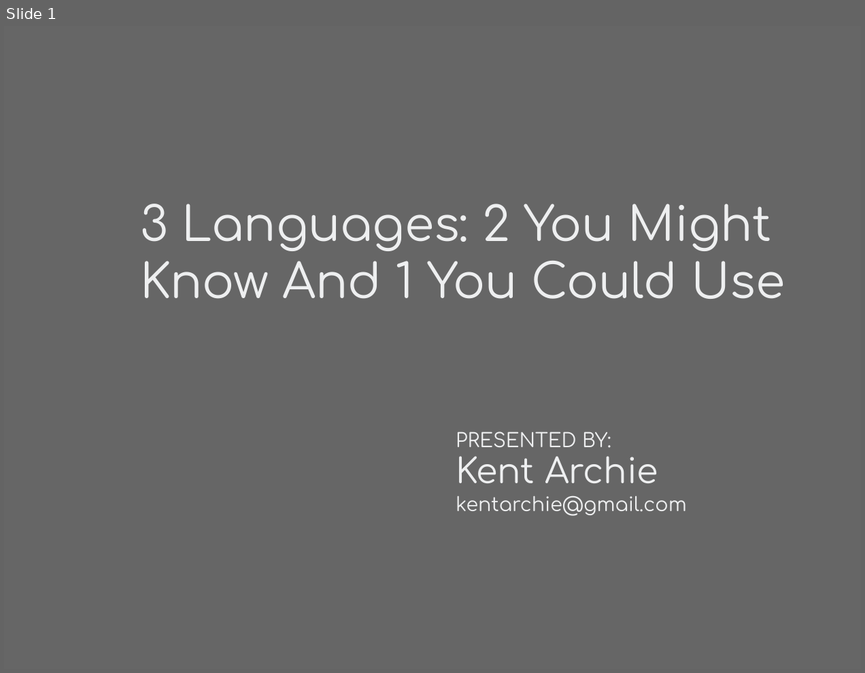
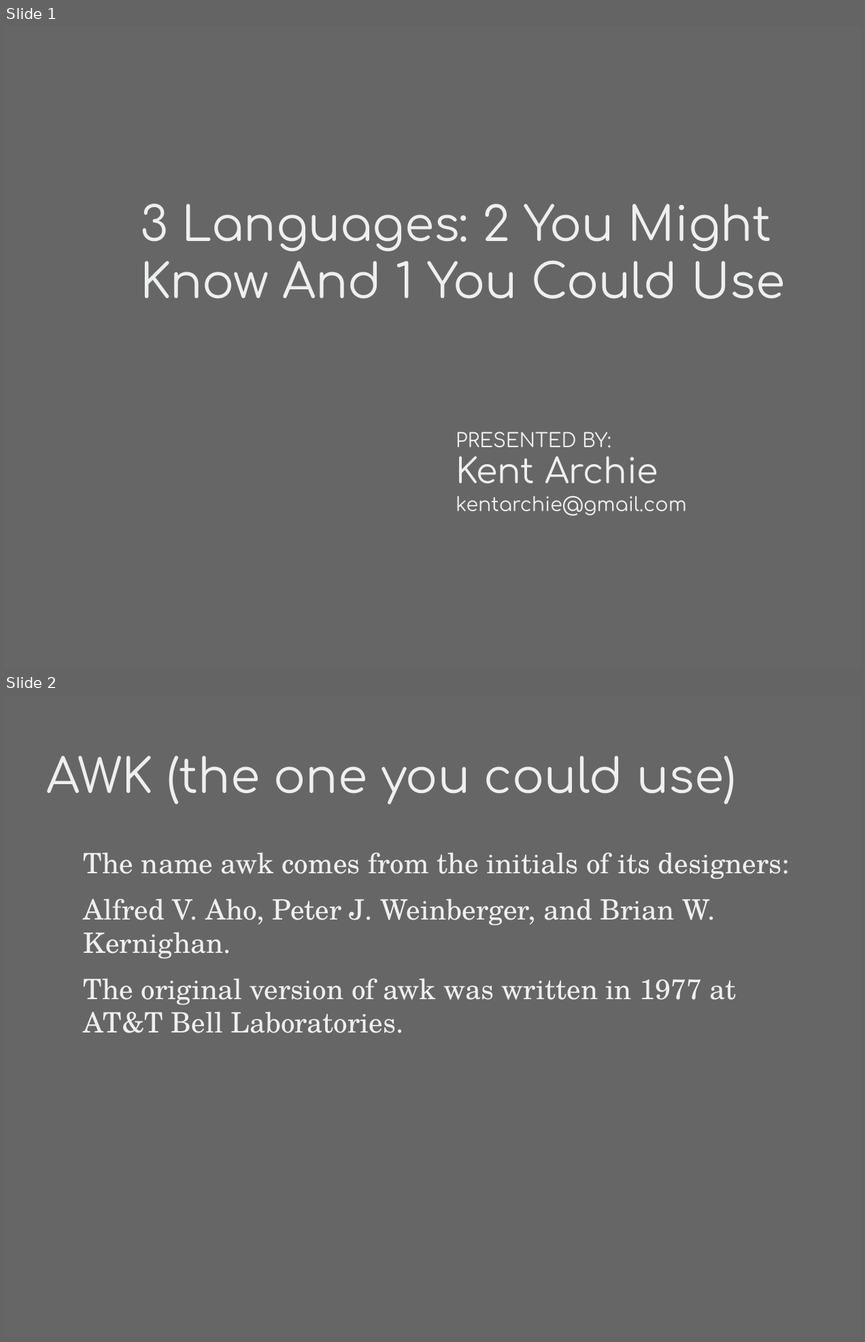
Before and after one commit to kentarchie/three-languages-talk, a slide deck: Slides/ThreeLanguages.odp. Shown one above the other, each under a label of ours: slide 1 before the commit, slides 1 and 2 after it. The pictures are 865x673 and 865x1342 pixels, drawn with LibreOffice and Linux fonts; fonts in the diff are those of the drawing. Boxes give left, top, right and bottom in pixels: in the first picture for what was removed or moved away, otherwise in the second. Text is boxed around its words. In the diff, an @@ line names an element or a change of style, - is before the commit and + after.

```diff
--- a/Slides/ThreeLanguages.odp
+++ b/Slides/ThreeLanguages.odp
@@ slide 2 added at (4,695,861,1338), background #666666 @@
@@ title added at (47,756,736,804), 44 pt, text #EEEFF0 @@
+AWK (the one you could use)
@@ text added at (84,852,789,1033), 26 pt, text #EEEFF0 @@
+The name awk comes from the initials of its designers:
+Alfred V. Aho, Peter J. Weinberger, and Brian W. Kernighan.
+The original version of awk was written in 1977 at AT&T Bell Laboratories.
```
Also in this commit, not shown: 30 other slides added, 15 other files.
